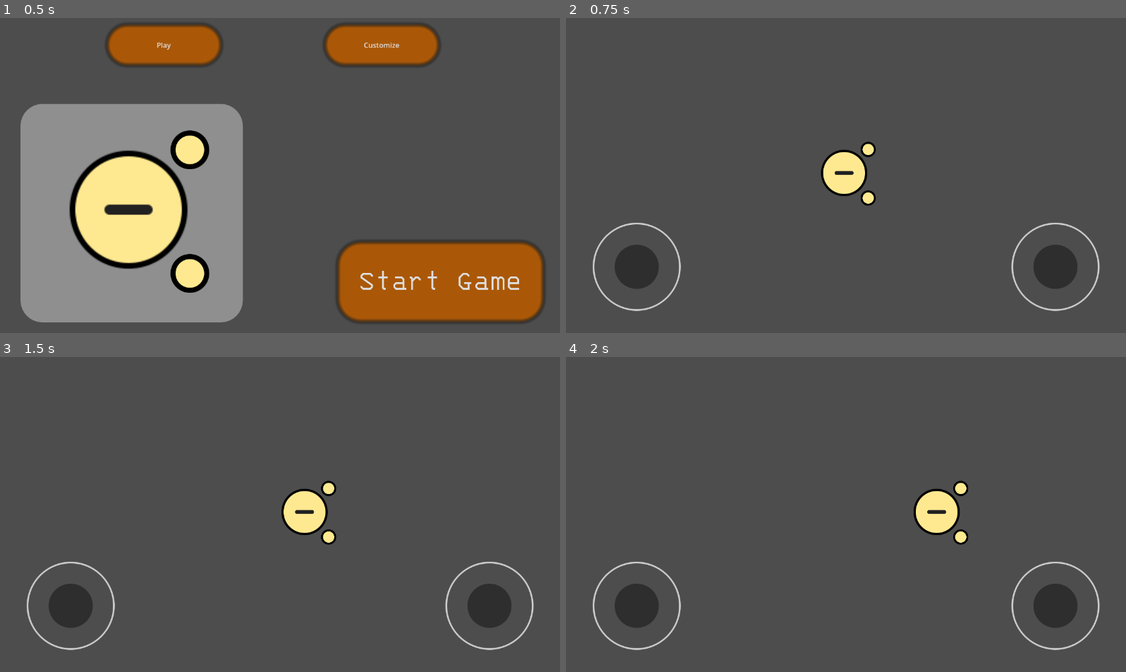
Above: before the commit, frames 1-4 (two rows, left to right).
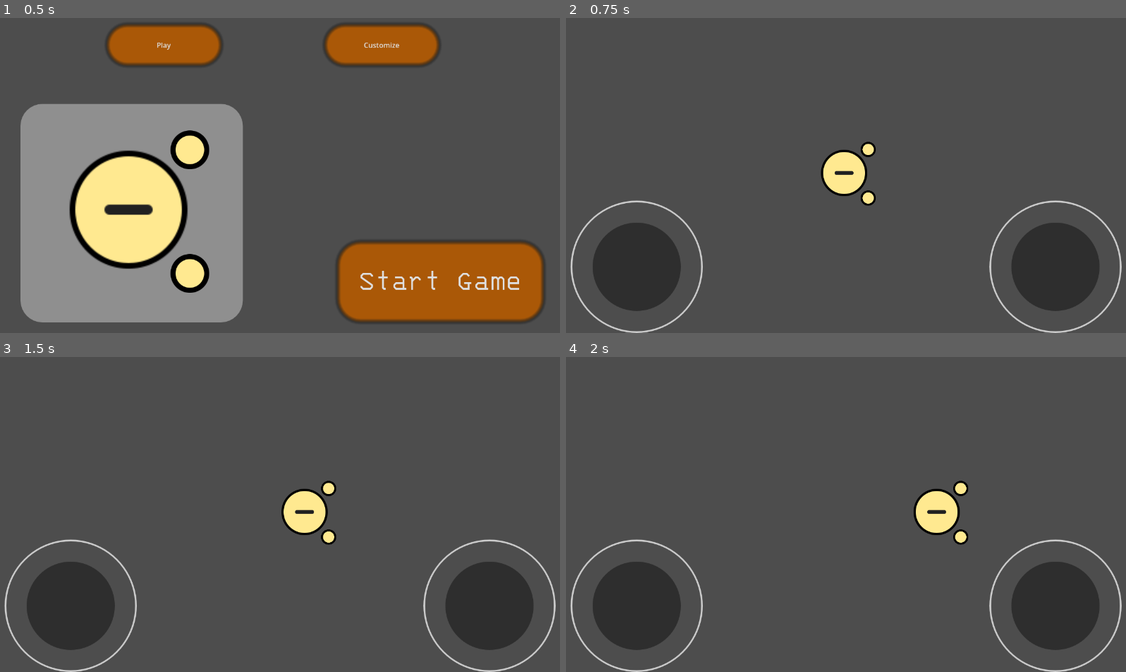
Above: after the commit, the same moments.

Repository: SycamoreFoxStudios/BloxHallowsMobileIndev
Game: Godot game, scene res://Scenes/main_menu.tscn
Two runs of this game, one before a commit and one after it. Both use one fixed random seed, a clock stepped at 60 frames per second and the inputs below.
Inputs:
- Up to frame 1 (0.5 s): no input
- Up to frame 2 (0.75 s): click "Start Game" at 0.5 s
- Up to frame 3 (1.5 s): tap Enter at 1.25 s; hold D (right) from 1.28 s (still down)
- Up to frame 4 (2 s): keep holding D (right)

Frame 1 is identical in both runs. In frame 2, 6.2% of the frame differs, in the area x 0-100%, y 57-100%; in frame 3, 6.2%; in frame 4, 6.2%.

Commit message:
adjusting player input

Diff:
--- a/blox-hallows-mobile/blox-hallows-mobile/Scenes/gameplay.tscn
+++ b/blox-hallows-mobile/blox-hallows-mobile/Scenes/gameplay.tscn
@@ -17,8 +17,9 @@
 offset_top = 200.0
 offset_right = -460.0
 offset_bottom = 240.0
-joystick_size = 200.0
-tip_size = 100.0
+joystick_mode = 1
+joystick_size = 300.0
+tip_size = 200.0
 deadzone_ratio = 0.1
 action_left = &"left"
 action_right = &"right"
@@ -30,8 +31,9 @@
 offset_top = 200.0
 offset_right = 490.0
 offset_bottom = 240.0
-joystick_size = 200.0
-tip_size = 100.0
+joystick_mode = 1
+joystick_size = 300.0
+tip_size = 200.0
 action_left = &"lookleft"
 action_right = &"lookright"
 action_up = &"lookup"
Not shown, changed: index.html
Not shown, changed: index.pck
